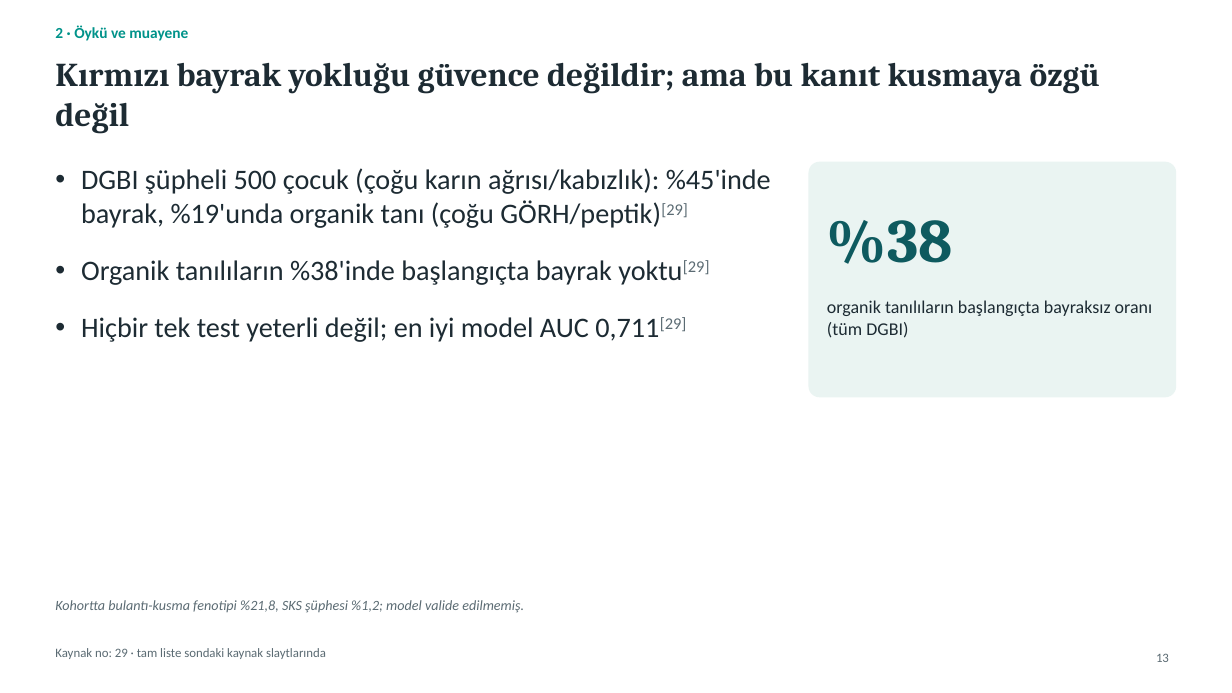
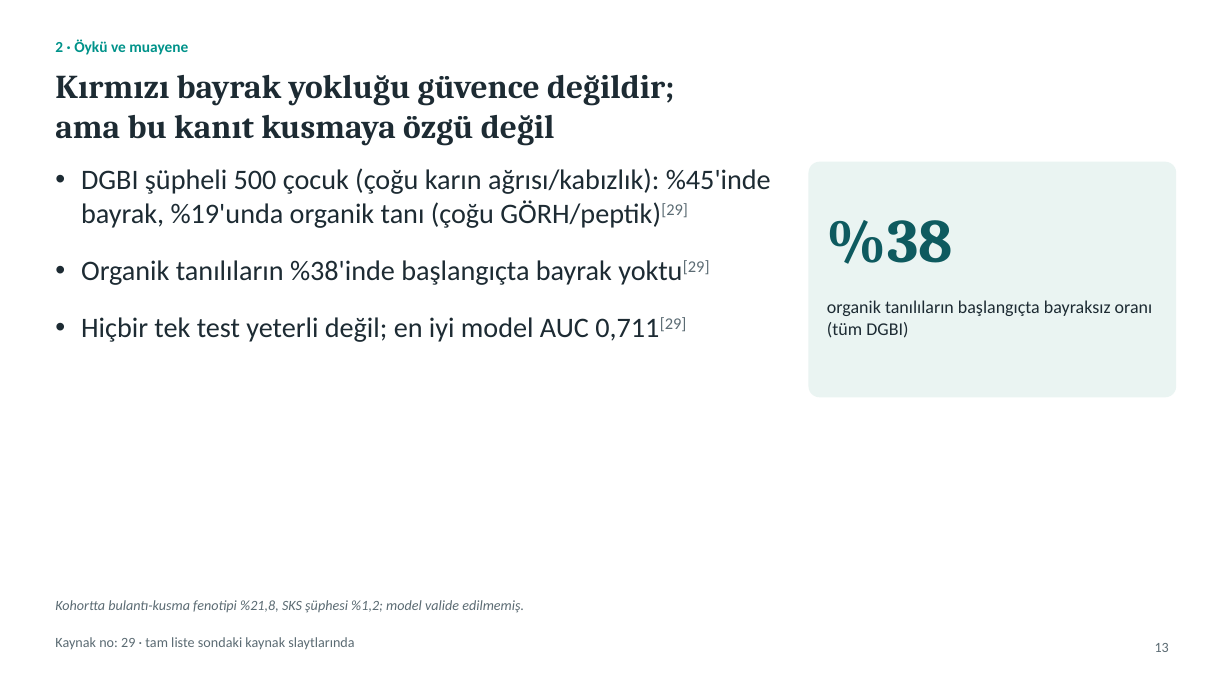
Before and after one commit to gokhanbirsen1992-sketch/sunu-, a slide deck: slide 13 of Sunum_KronikKusma/output/KronikKusmaYaklasim.pptx. Drawn at 1232x693 pixels with LibreOffice and Linux fonts; fonts in the diff are those of the drawing. Boxes give left, top, right and bottom in pixels: in the first picture for what was removed or moved away, otherwise in the second. Text is boxed around its words. In the diff, an @@ line names an element or a change of style, - is before the commit and + after.

```diff
--- a/Sunum_KronikKusma/output/KronikKusmaYaklasim.pptx
+++ b/Sunum_KronikKusma/output/KronikKusmaYaklasim.pptx
@@ text "2 · Öykü ve muayene": place and size @@
-text "2 · Öykü ve muayene" at [55,25,188,41]
+text "2 · Öykü ve muayene" at [55,39,188,55]
@@ title at [55,75,674,145]: text changed @@
-Kırmızı bayrak yokluğu güvence değildir; ama bu kanıt kusmaya özgü değil
+Kırmızı bayrak yokluğu güvence değildir;
+ama bu kanıt kusmaya özgü değil
@@ text "Kaynak no: 29 · tam ...": place and size @@
-text "Kaynak no: 29 · tam ..." at [55,648,326,659]
+text "Kaynak no: 29 · tam ..." at [55,637,354,650]
@@ text "Kaynak no: 29 · tam ..." at [55,637,354,650]: size 10 to 11 pt @@
@@ page number: place and size @@
-page number at [1156,653,1169,662]
+page number at [1155,643,1169,652]
@@ page number at [1155,643,1169,652]: size 10 to 11 pt @@
```
Also in this commit, not shown: 46 other slides changed, 9 other files.
